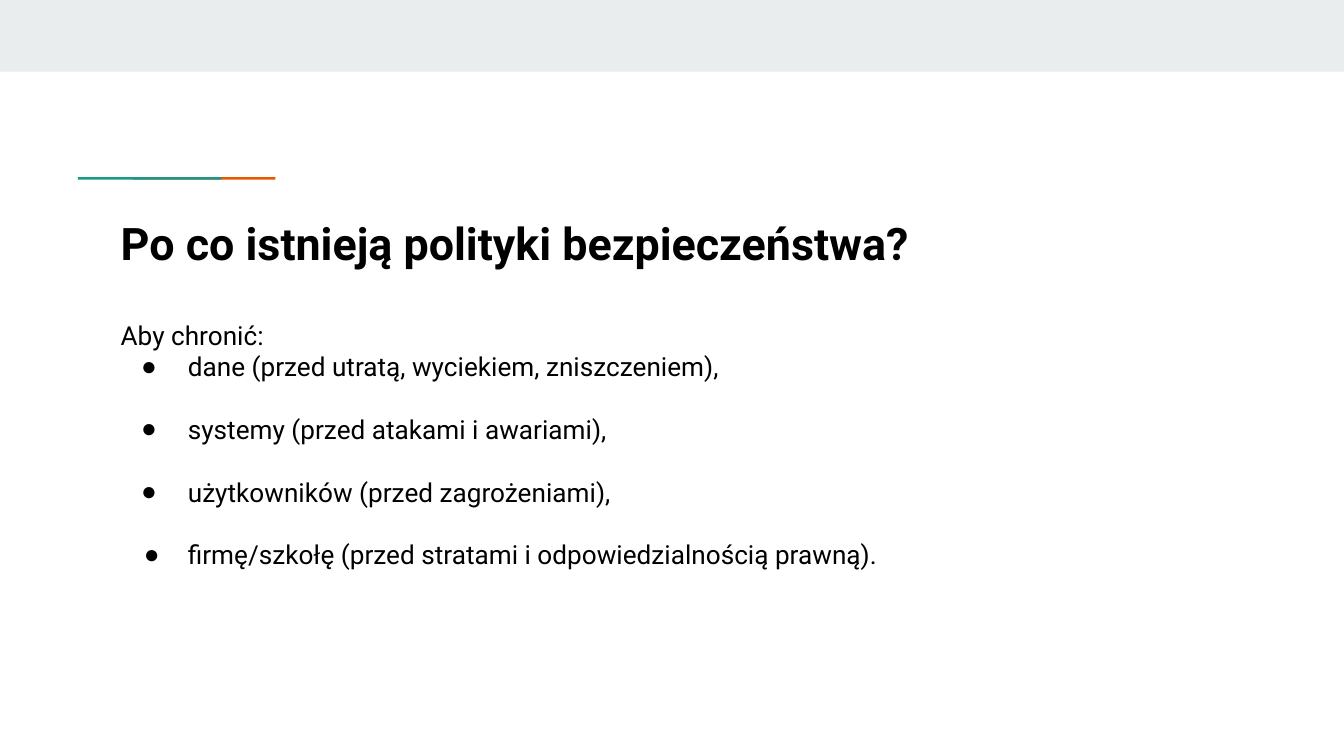
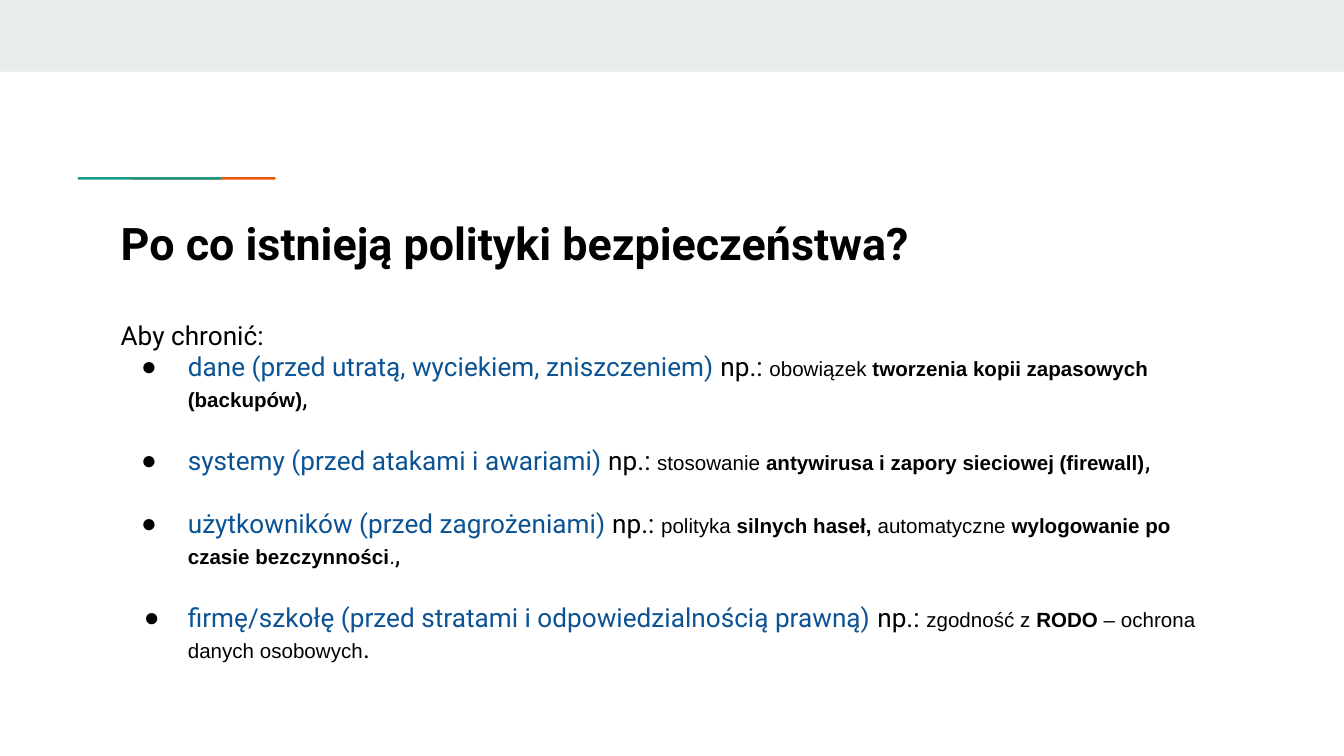
Before and after one commit to KasiaKasia/PRZEDMIOTY, a slide deck: slide 73 of ZASTOSOWANIE_INFORMATYKI/1A-gr_2/Zastosowanie informatyki - 1A gr. 2-plik2.pptx. Drawn at 1344x756 pixels with LibreOffice and Linux fonts; fonts in the diff are those of the drawing. Boxes give left, top, right and bottom in pixels: in the first picture for what was removed or moved away, otherwise in the second. Text is boxed around its words. In the diff, an @@ line names an element or a change of style, - is before the commit and + after.

```diff
--- a/ZASTOSOWANIE_INFORMATYKI/1A-gr_2/Zastosowanie informatyki - 1A gr. 2-plik2.pptx
+++ b/ZASTOSOWANIE_INFORMATYKI/1A-gr_2/Zastosowanie informatyki - 1A gr. 2-plik2.pptx
@@ text at box(188, 355, 1195, 663): text changed; size 14 to 11 pt; font Roboto to Arial @@
-● dane (przed utratą, wyciekiem, zniszczeniem),
-● systemy (przed atakami i awariami),
-● użytkowników (przed zagrożeniami),
-● firmę/szkołę (przed stratami i odpowiedzialnością prawną).
+● dane (przed utratą, wyciekiem, zniszczeniem) np.: obowiązek tworzenia kopii zapasowych (backupów),
+● systemy (przed atakami i awariami) np.: stosowanie antywirusa i zapory sieciowej (firewall),
+● użytkowników (przed zagrożeniami) np.: polityka silnych haseł, automatyczne wylogowanie po czasie bezczynności.,
+● firmę/szkołę (przed stratami i odpowiedzialnością prawną) np.: zgodność z RODO – ochrona danych osobowych.
```
Also in this commit, not shown: 1 other slide changed, 6 slides added, 1 other file.
